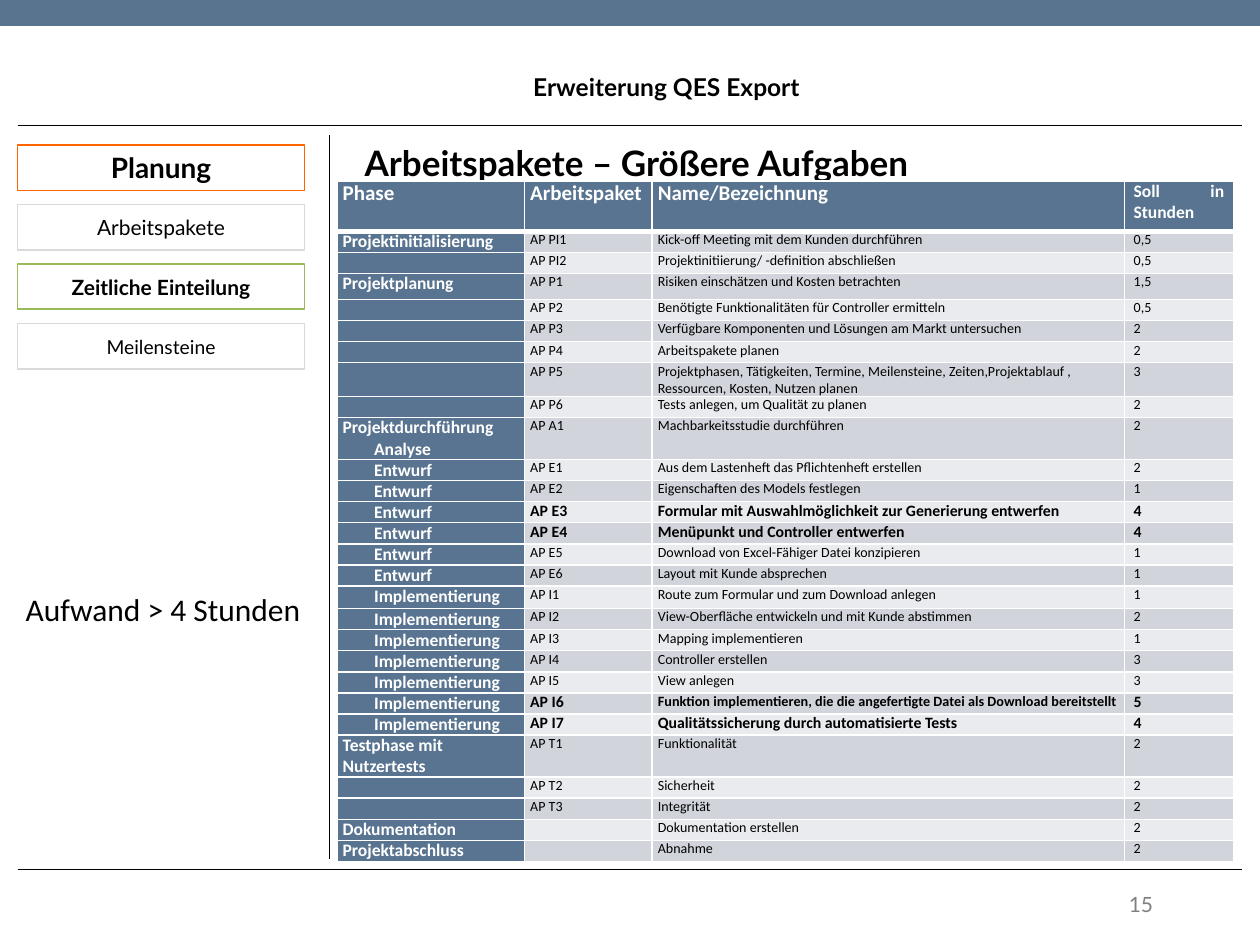
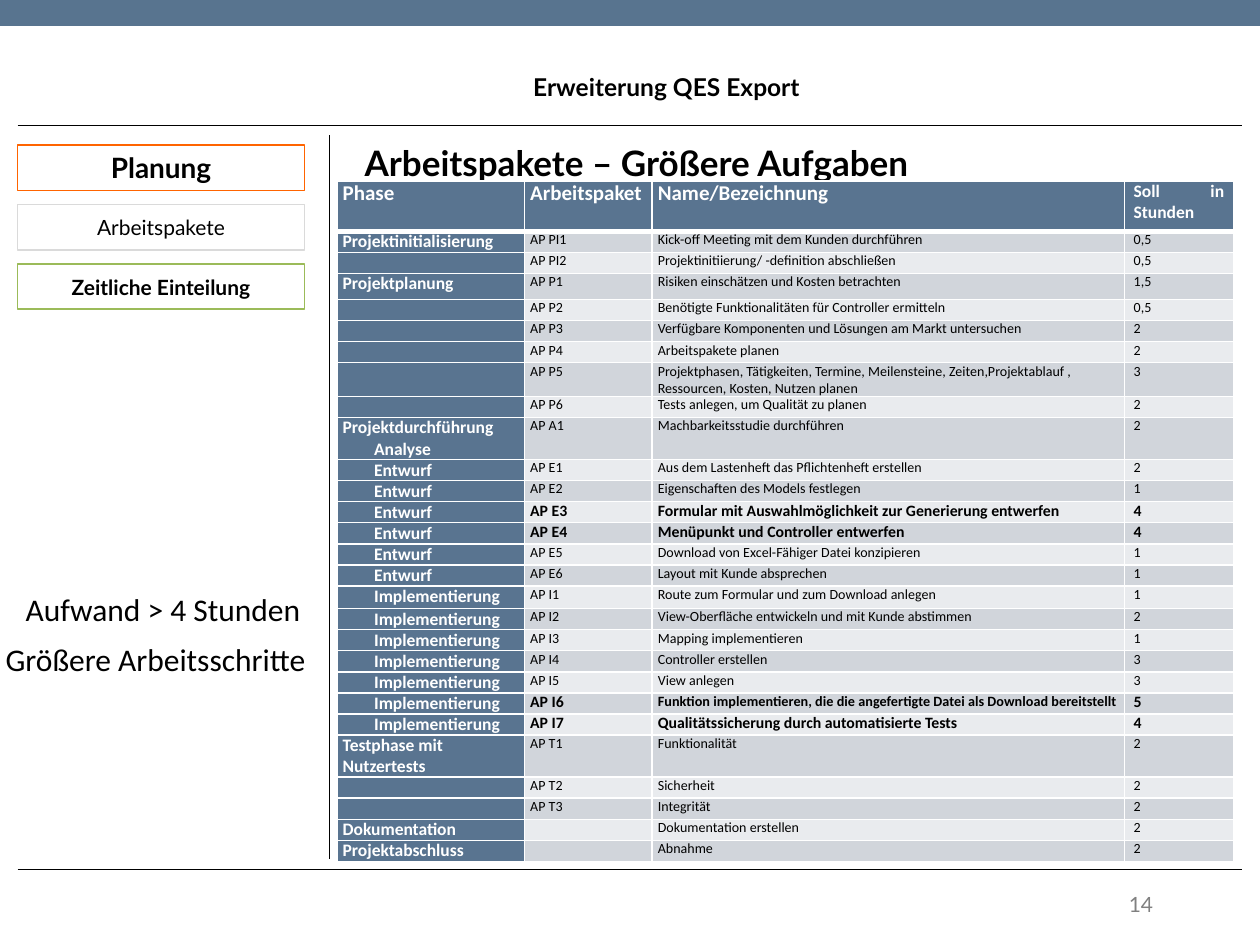
Before and after one commit to TwoHorus/dbExelExportLaravel, a slide deck: slide 14 of DOC/Fachgespraech.pptx (slide 15 before the commit). Drawn at 1260x945 pixels with LibreOffice and Linux fonts; fonts in the diff are those of the drawing; background and template pictures are left out. Boxes give left, top, right and bottom in pixels: in the first picture for what was removed or moved away, otherwise in the second. Text is boxed around its words. In the diff, an @@ line names an element or a change of style, - is before the commit and + after.

```diff
--- a/DOC/Fachgespraech.pptx
+++ b/DOC/Fachgespraech.pptx
@@ rectangle removed at box(18, 324, 305, 369) @@
-Meilensteine
@@ text added at box(6, 649, 305, 672), 18 pt, text #000000 @@
+Größere Arbeitsschritte
@@ page number at box(1129, 897, 1153, 912): text changed @@
-15
+14
```
Also in this commit, not shown: 2 other slides changed, 1 slide removed.
